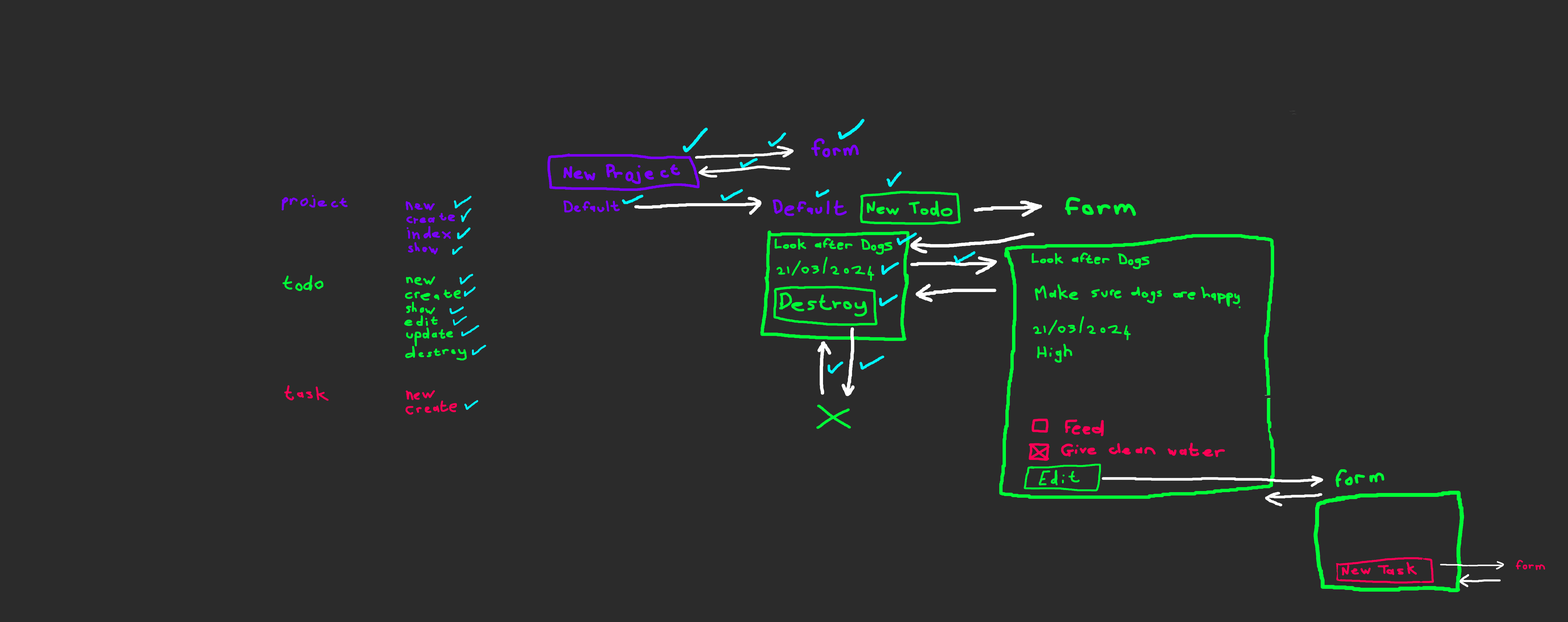
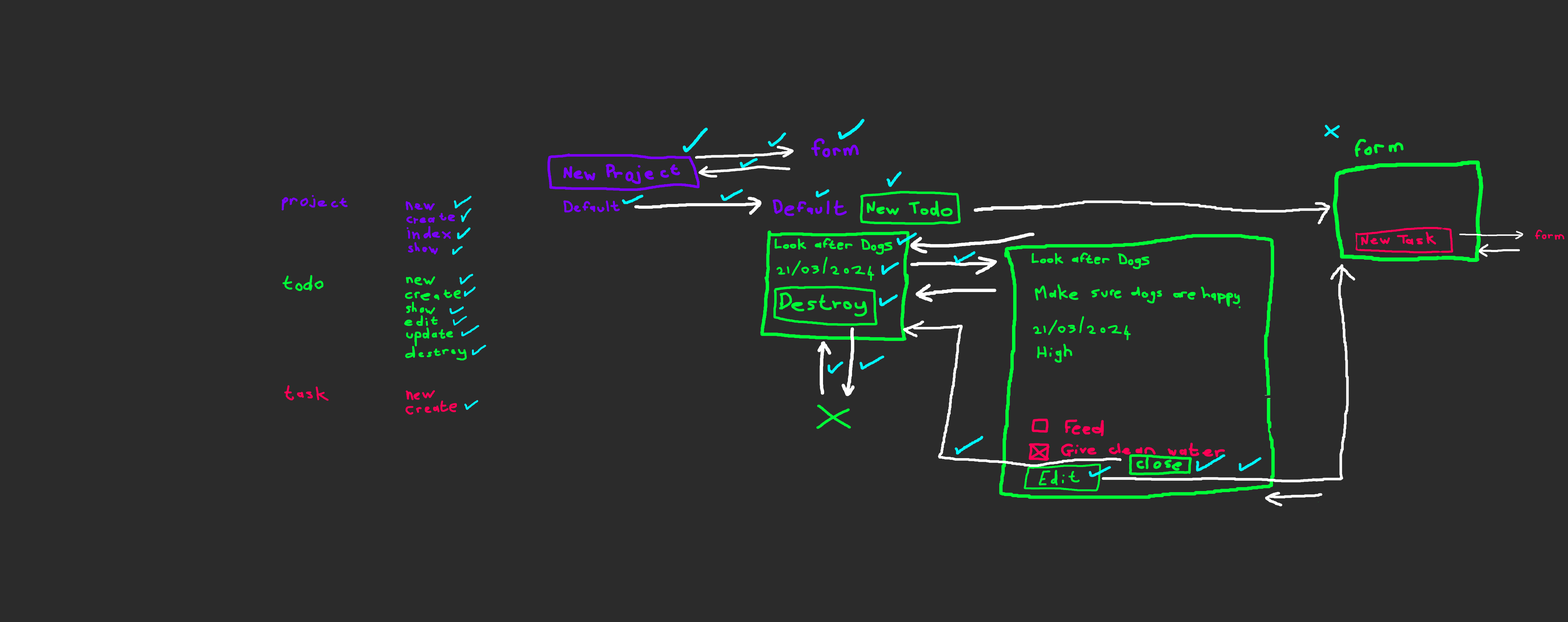
Layers edited between the first and the second 1568×622 image:
painted on "Paint Layer 2" over left=903, top=110, right=1357, bottom=482
painted on "Paint Layer 1" over left=903, top=110, right=1565, bottom=593
